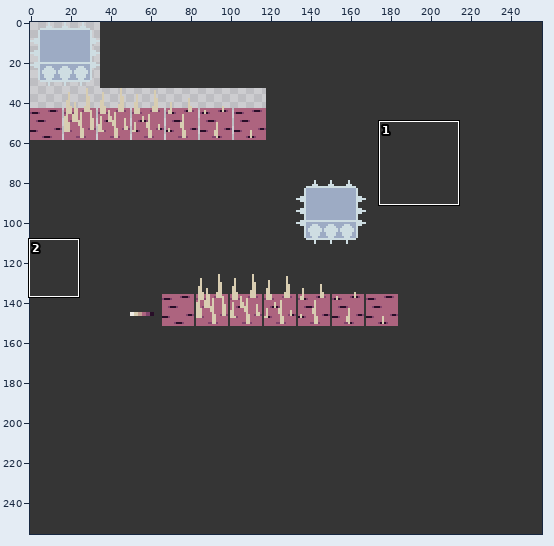
Sprite sheet -- res/enemies.png. The picture above shows the old version from afar; the outline marks the close-up.
Close-up. Earlier state:
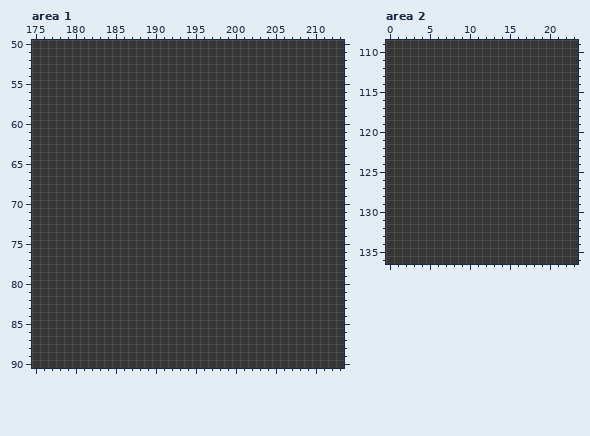
The file is 256x256 pixels. Shown: area 1: x 175..213, y 50..90; area 2: x 0..23, y 109..136. The commit also changed other parts of the picture, which this record leaves out.
The same view after the edit:
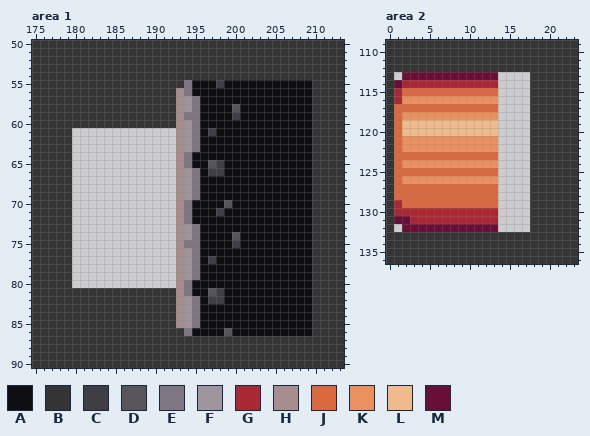
Palette (. is transparent): A #0f0f11  B #353535  C #3f3e44  D #58565b  E #7e7682  F #a0959f  G #a82833  H #a88d8d  J #db693f  K #ea915d  L #efbb8d  M #680e37
Change:
Area 1:
y 55: x 194..209 BBBBBBBBBBBBBBBB -> EAAACAAAAAAAAAAA
y 56: x 193..209 BBBBBBBBBBBBBBBBB -> HEAAAAAAAAAAAAAAA
y 57: x 193..209 BBBBBBBBBBBBBBBBB -> HFEAAAAAAAAAAAAAA
y 58: x 193..209 BBBBBBBBBBBBBBBBB -> HFEAAAADAAAAAAAAA
y 59: x 193..209 BBBBBBBBBBBBBBBBB -> HEEAAAACAAAAAAAAA
y 60: x 193..209 BBBBBBBBBBBBBBBBB -> HFEAAAAAAAAAAAAAA
y 61: x 180..209 BBBBBBBBBBBBBBBBBBBBBBBBBBBBBB -> .............HFEACAAAAAAAAAAAA
y 62..63: x 180..209 BBBBBBBBBBBBBBBBBBBBBBBBBBBBBB -> .............HFEAAAAAAAAAAAAAA
y 64: x 180..209 BBBBBBBBBBBBBBBBBBBBBBBBBBBBBB -> .............HEAAAAAAAAAAAAAAA
y 65: x 180..209 BBBBBBBBBBBBBBBBBBBBBBBBBBBBBB -> .............HEAADCAAAAAAAAAAA
y 66: x 180..209 BBBBBBBBBBBBBBBBBBBBBBBBBBBBBB -> .............HFEACCAAAAAAAAAAA
y 67..69: x 180..209 BBBBBBBBBBBBBBBBBBBBBBBBBBBBBB -> .............HFEAAAAAAAAAAAAAA
y 70: x 180..209 BBBBBBBBBBBBBBBBBBBBBBBBBBBBBB -> .............HEAAAADAAAAAAAAAA
y 71: x 180..209 BBBBBBBBBBBBBBBBBBBBBBBBBBBBBB -> .............HEAAACAAAAAAAAAAA
y 72: x 180..209 BBBBBBBBBBBBBBBBBBBBBBBBBBBBBB -> .............HEAAAAAAAAAAAAAAA
y 73: x 180..209 BBBBBBBBBBBBBBBBBBBBBBBBBBBBBB -> .............HFEAAAAAAAAAAAAAA
y 74: x 180..209 BBBBBBBBBBBBBBBBBBBBBBBBBBBBBB -> .............HFEAAAADAAAAAAAAA
y 75: x 180..209 BBBBBBBBBBBBBBBBBBBBBBBBBBBBBB -> .............HEEAAAACAAAAAAAAA
y 76: x 180..209 BBBBBBBBBBBBBBBBBBBBBBBBBBBBBB -> .............HFEAAAAAAAAAAAAAA
y 77: x 180..209 BBBBBBBBBBBBBBBBBBBBBBBBBBBBBB -> .............HFEACAAAAAAAAAAAA
y 78..79: x 180..209 BBBBBBBBBBBBBBBBBBBBBBBBBBBBBB -> .............HFEAAAAAAAAAAAAAA
y 80: x 180..209 BBBBBBBBBBBBBBBBBBBBBBBBBBBBBB -> .............HEAAAAAAAAAAAAAAA
y 81: x 193..209 BBBBBBBBBBBBBBBBB -> HEAADCAAAAAAAAAAA
y 82: x 193..209 BBBBBBBBBBBBBBBBB -> HFEACCAAAAAAAAAAA
y 83..85: x 193..209 BBBBBBBBBBBBBBBBB -> HFEAAAAAAAAAAAAAA
y 86: x 194..209 BBBBBBBBBBBBBBBB -> EAAAADAAAAAAAAAA
Area 2:
y 113: x 1..17 BBBBBBBBBBBBBBBBB -> .MMMMMMMMMMMM....
y 114: x 1..17 BBBBBBBBBBBBBBBBB -> MGGGGGGGGGGGG....
y 115: x 1..17 BBBBBBBBBBBBBBBBB -> GJJJJJJJJJJJJ....
y 116: x 1..17 BBBBBBBBBBBBBBBBB -> GKKKKKKKKKKKK....
y 117: x 1..17 BBBBBBBBBBBBBBBBB -> JJJJJJJJJJJJJ....
y 118: x 1..17 BBBBBBBBBBBBBBBBB -> JKKKKKKKKKKKK....
y 119..120: x 1..17 BBBBBBBBBBBBBBBBB -> JLLLLLLLLLLLL....
y 121..122: x 1..17 BBBBBBBBBBBBBBBBB -> JKKKKKKKKKKKK....
y 123: x 1..17 BBBBBBBBBBBBBBBBB -> JJJJJJJJJJJJJ....
y 124: x 1..17 BBBBBBBBBBBBBBBBB -> JKKKKKKKKKKKK....
y 125: x 1..17 BBBBBBBBBBBBBBBBB -> JJJJJJJJJJJJJ....
y 126: x 1..17 BBBBBBBBBBBBBBBBB -> JKKKKKKKKKKKK....
y 127..128: x 1..17 BBBBBBBBBBBBBBBBB -> JJJJJJJJJJJJJ....
y 129: x 1..17 BBBBBBBBBBBBBBBBB -> GJJJJJJJJJJJJ....
y 130: x 1..17 BBBBBBBBBBBBBBBBB -> GGGGGGGGGGGGG....
y 131: x 1..17 BBBBBBBBBBBBBBBBB -> MMGGGGGGGGGGG....
y 132: x 1..17 BBBBBBBBBBBBBBBBB -> .MMMMMMMMMMMM....
Changed places in both close-ups, as pixel boxes (x1, y1, x2, y2):
changed: (72, 80, 312, 336)
changed: (394, 72, 530, 232)
